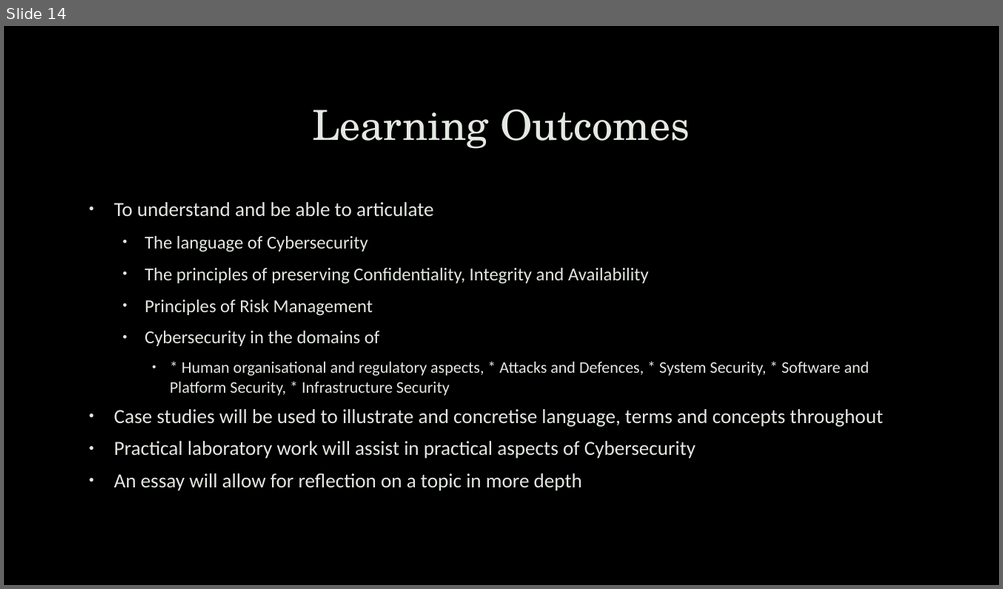
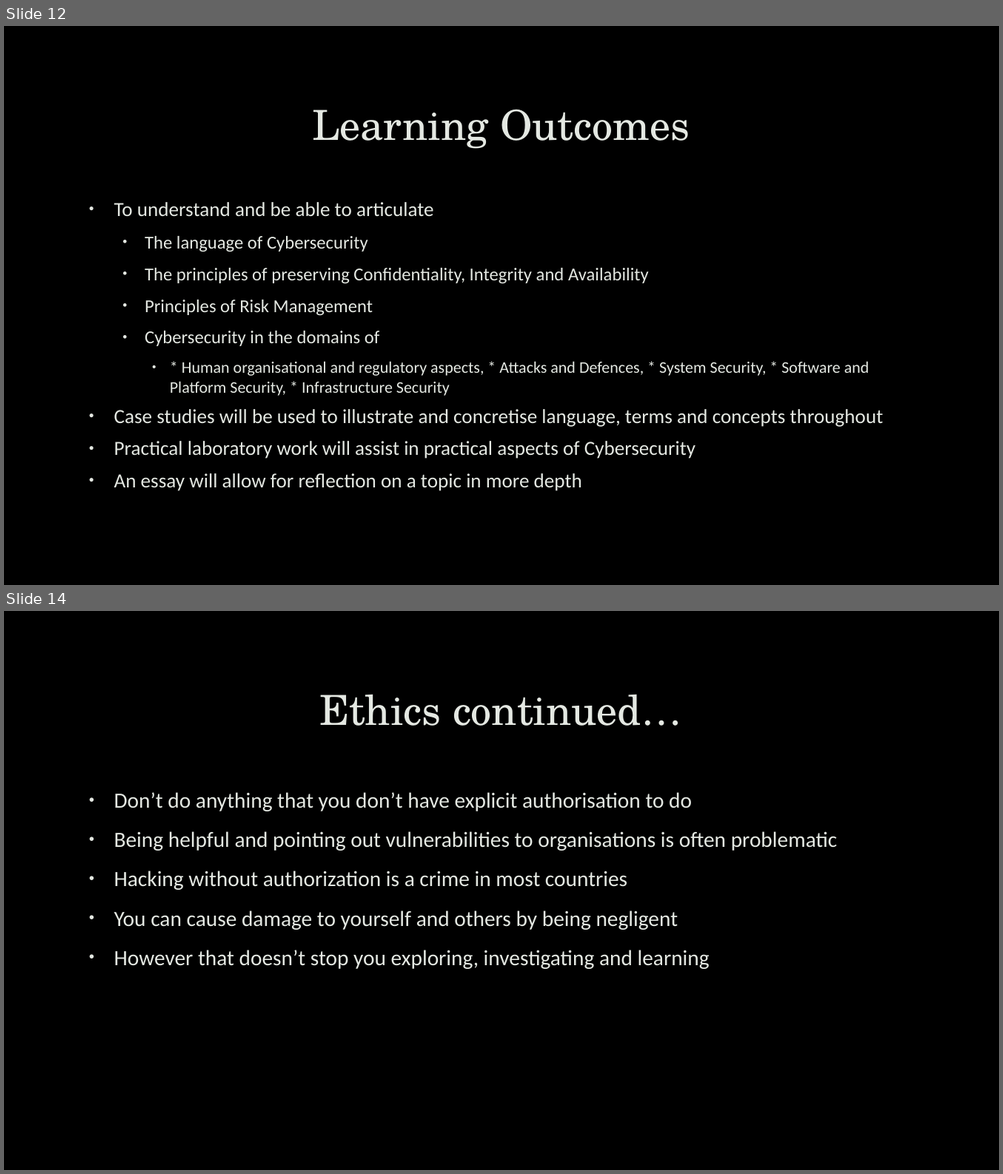
Before and after one commit to uwacsp/cits1003, a slide deck: Lectures/CITS1003-1 Overview.pptx. Shown one above the other, each under a label of ours: slide 14 before the commit, slides 12 and 14 after it; the slides between them are not shown. The pictures are 1003x589 and 1003x1174 pixels, drawn with LibreOffice and Linux fonts; fonts in the diff are those of the drawing; background and template pictures are left out. Boxes give left, top, right and bottom in pixels: in the first picture for what was removed or moved away, otherwise in the second. Text is boxed around its words. In the diff, an @@ line names an element or a change of style, - is before the commit and + after.

```diff
--- a/Lectures/CITS1003-1 Overview.pptx
+++ b/Lectures/CITS1003-1 Overview.pptx
@@ slide 14 added at (x1=4, y1=611, x2=999, y2=1170), background picture (left out) @@
@@ title added at (x1=319, y1=694, x2=683, y2=726), 40 pt, text #E4E8E2 @@
+Ethics continued…
@@ text added at (x1=114, y1=792, x2=837, y2=969), 21 pt, text #E4E8E2 @@
+• Don’t do anything that you don’t have explicit authorisation to do
+• Being helpful and pointing out vulnerabilities to organisations is often problematic
+• Hacking without authorization is a crime in most countries
+• You can cause damage to yourself and others by being negligent
+• However that doesn’t stop you exploring, investigating and learning
@@ what was slide 14 is now slide 12 @@
```
Also in this commit, not shown: 3 slides changed, 3 other slides added, 4 slides removed.
